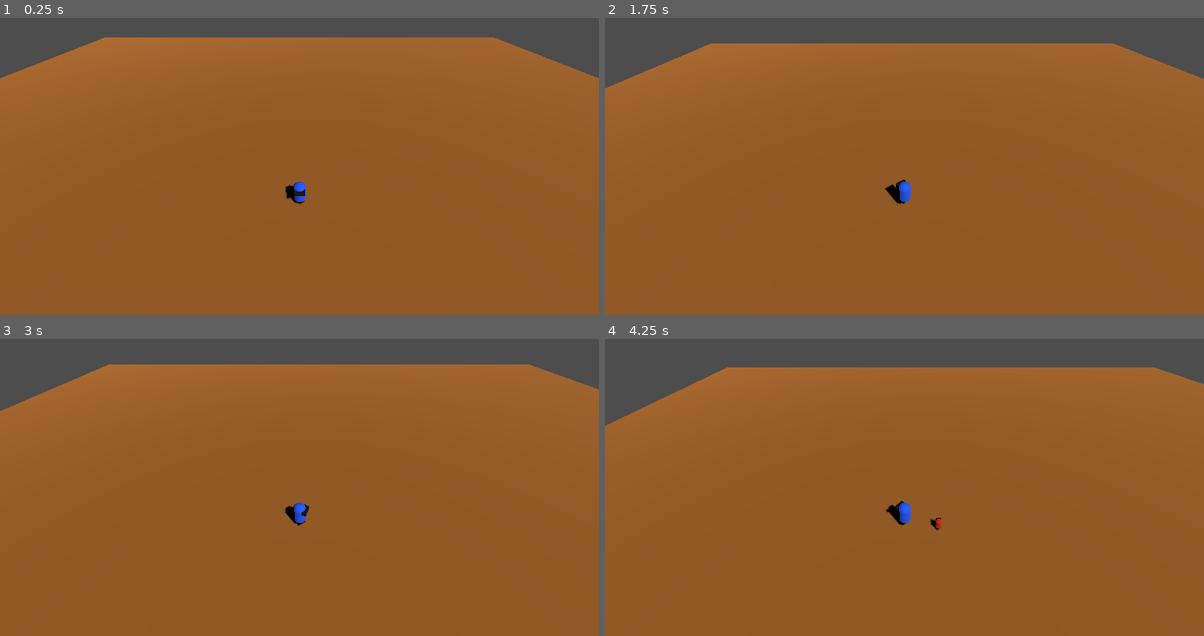
Above: before the commit, frames 1-4 (two rows, left to right).
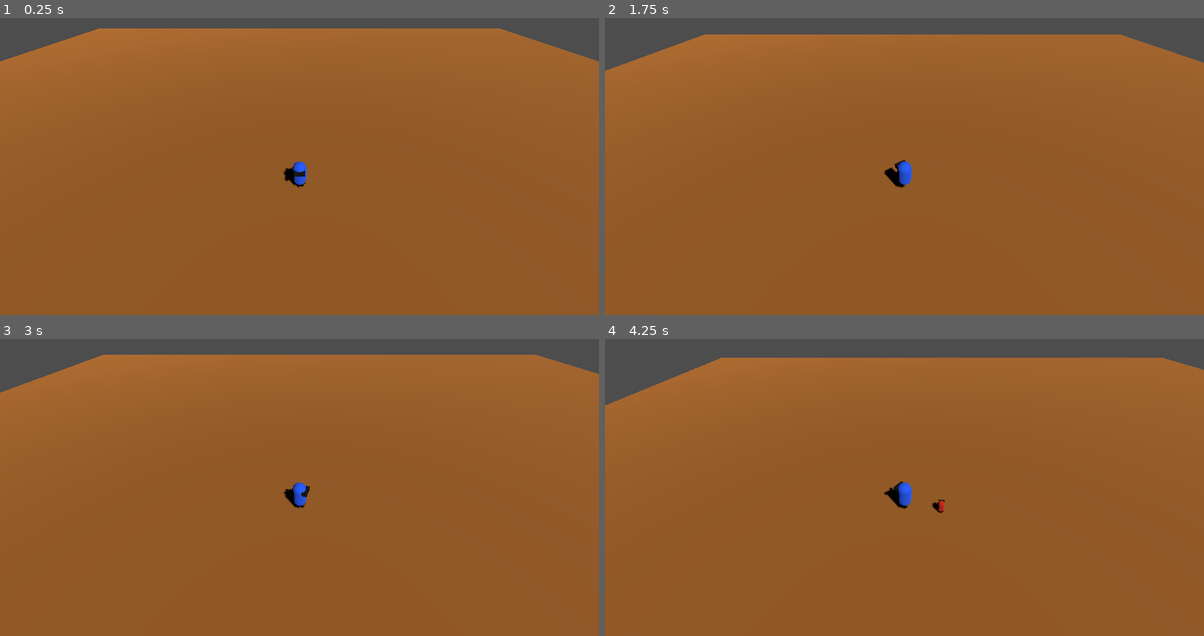
Above: after the commit, the same moments.

Repository: YUChoe/roguelike.io.v1
Game: Godot game, scene res://floor.tscn
The game is run twice, just before and just after one commit, with the same random seed, the same clock (stepped at 60 frames per second) and the same inputs.
Inputs:
- Up to frame 1 (0.25 s): no input
- Up to frame 2 (1.75 s): tap Enter (ui_accept) at 0.5, 0.77, 1.52 s; hold E (rotate_right) 0.53-1.28 s; hold Down (ui_down) from 1.28 s (still down)
- Up to frame 3 (3 s): release Down (ui_down) at 2.03 s; hold E (rotate_right) 2.03-2.78 s; hold Up (ui_up) from 2.78 s (still down)
- Up to frame 4 (4.25 s): tap Enter (ui_accept) at 3.02, 3.77 s; release Up (ui_up) at 3.53 s; hold Q (rotate_left) from 3.53 s (still down)

The runs differ from the first frame. In frame 1, 4.0% of the frame differs, in the area x 0-100%, y 3-63%; in frame 2, 4.1%; in frame 3, 4.2%; in frame 4, 4.4%, in the area x 0-100%, y 6-65%.

Commit message:
floor height to 5

Diff:
--- a/floor.tscn
+++ b/floor.tscn
@@ -23,7 +23,7 @@
 [node name="GameLevel" type="Node3D"]
 
 [node name="Player" type="CharacterBody3D" parent="."]
-transform = Transform3D(1, 0, 0, 0, 1, 0, 0, 0, 1, 0, 1, 0)
+transform = Transform3D(1, 0, 0, 0, 1, 0, 0, 0, 1, 0, 3.1507, 0)
 script = ExtResource("1_r2omt")
 metadata/_edit_group_ = true
 
@@ -58,7 +58,7 @@
 [node name="GroundTile" type="CSGBox3D" parent="."]
 transform = Transform3D(1, 0, 0, 0, 1, 0, 0, 0, 1, 0, -0.5, 0)
 use_collision = true
-size = Vector3(100, 1, 100)
+size = Vector3(100, 5, 100)
 material = SubResource("StandardMaterial3D_y8va8")
 script = ExtResource("2_igfhm")
 enemy_scene = ExtResource("3_esn45")
